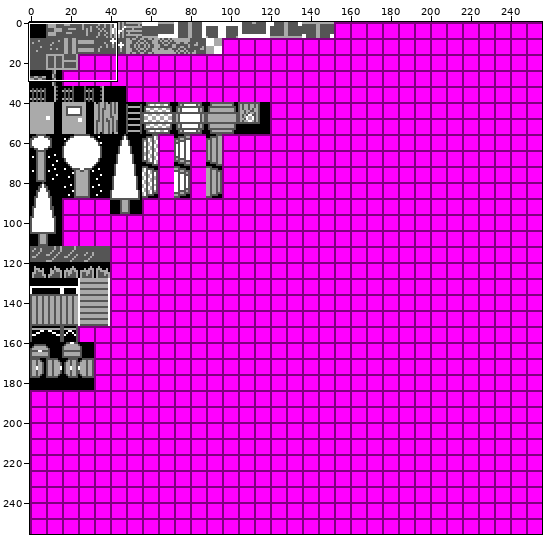
Two versions of one sprite sheet, res/Tiles/tile_sheet.png. The first picture is a wide view before the edit; the outline marks the close-up.
Close-up. Before:
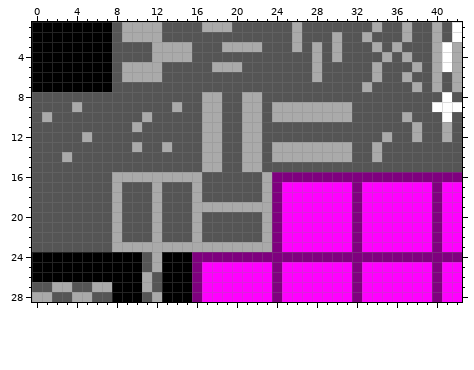
The file is 256x256 pixels. Colours within 5 levels of each other are drawn and written as one. Shown: x 0..42, y 1..28.
The same view after the edit:
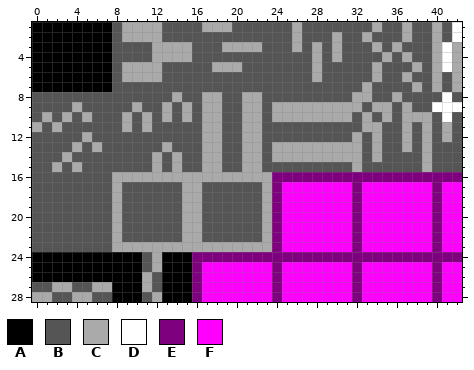
Palette (. is transparent): A #000000  B #555555  C #aaaaaa  D #ffffff  E #7f007f  F #ff00ff
The exact change:
y 8: x 14 B -> C; x 32..33 BB -> CC; x 36 B -> C
y 9: x 10 B -> C; x 13..15 BCB -> CBC; x 32 B -> C; x 34..35 BB -> CC; x 37 B -> C
y 10: x 3 B -> C; x 5 B -> C; x 9 B -> C; x 13 B -> C; x 15 B -> C; x 33 B -> C; x 35 B -> C; x 38..39 BB -> CC
y 11: x 0 B -> C; x 2 B -> C; x 9..11 BCB -> CBC; x 33..34 BB -> CC; x 37..39 BCB -> CBC
y 12: x 32 B -> C; x 34..35 BC -> CB; x 37..39 BCB -> CBC
y 13: x 4 B -> C; x 6 B -> C; x 10 C -> B; x 32 B -> C; x 37 B -> C; x 39 B -> C
y 14: x 12 B -> C; x 14 B -> C; x 32 B -> C; x 39 B -> C
y 15: x 2 B -> C; x 4 B -> C; x 12 B -> C; x 14 B -> C; x 32 B -> C; x 39 B -> C
y 16: x 17..22 BBBBBB -> CCCCCC
y 17..18: x 12 C -> B; x 15 B -> C
y 19: x 12 C -> B; x 15 B -> C; x 17..22 CCCCCC -> BBBBBB
y 20..22: x 12 C -> B; x 15 B -> C
Changed places in both close-ups, as pixel boxes (x1, y1, x2, y2):
changed: (32, 92, 262, 242)
changed: (352, 92, 432, 172)
